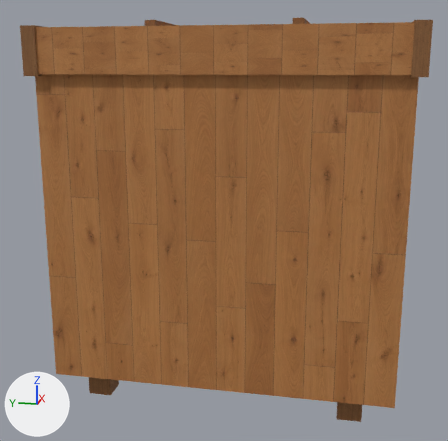
One commit to the glTF model assets/models/table.gltf: the scene before it, then after it.
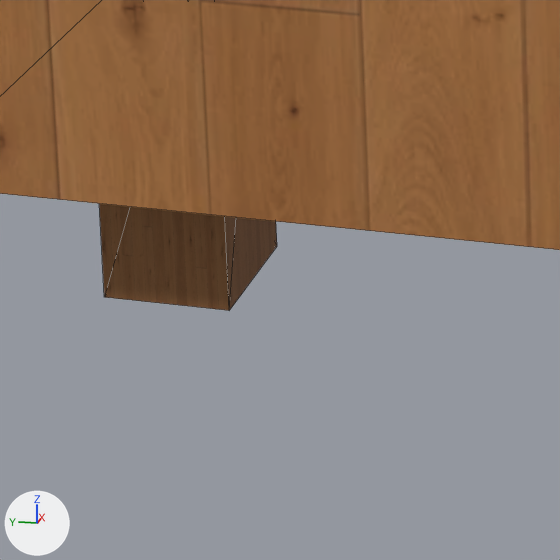
The first picture shows the older version from a 50 mm camera at (-2.098, -0.342, 0.406) aimed at (-0.035, 0.071, -0.109). The close-ups show the older and then the newer version on the part from 16% to 37% of the width and 78% to 99% of the height of that picture. Only the edits that show in the close-ups are written down. The axes (+X, +Y, +Z) are drawn at lower left. The lights are the same throughout. The close-ups show mesh edges as thin lines.

The scene before the commit, as lines of its bpy script (objects in view):
```python
me_table_accent = bpy.data.meshes.new('table_accent')
me_table_accent.from_pydata(...)  # a box spanning x -0.5..0.5, y -0.5..0.5, z -0.5..0.5
me_table_accent.materials.append(mat_accent)
me_table_base = bpy.data.meshes.new('table_base')
me_table_base.from_pydata(...)  # a box spanning x -0.5..0.5, y -0.5..0.5, z -0.5..0.5
me_table_base.materials.append(mat_base)
ob_body = bpy.data.objects.new('body', me_table_base)
ob_body.parent = ob_table
ob_body.location = (0.0, 0.0, 0.0)
ob_foot_0 = bpy.data.objects.new('foot_0', me_table_accent)
ob_foot_0.parent = ob_table
ob_foot_0.location = (-0.42, 0.38, -0.47)
ob_foot_0.scale = (0.07, 0.07, 0.22)
```
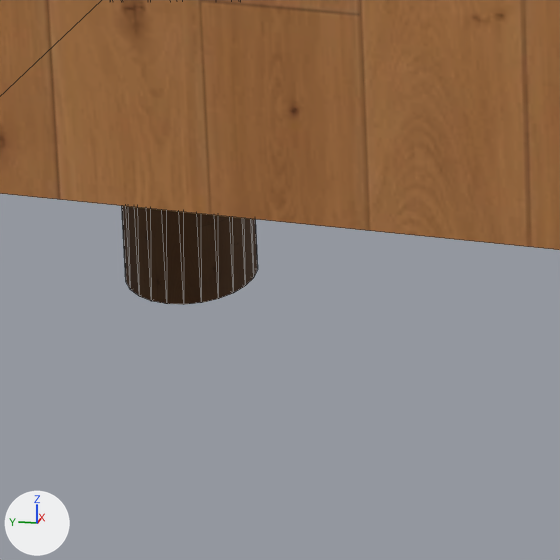
Pixel boxes [x1, y1, x2, y2] of what changed, in the close-ups (560 x 560 px):
'foot_0', reshaped (23% narrower, 7% shorter): before [99, 204, 277, 310]; after [122, 206, 258, 304]

Diff of the bpy script that builds the scene:
```diff
--- a/assets/models/table.gltf.py
+++ b/assets/models/table.gltf.py
@@ me_table_accent_cylinder @@
+me_table_accent_cylinder.from_pydata(...)  # 52 vertices, 96 faces; spans x -0.5..0.5, y -0.5..0.5, z -0.5..0.5
+me_table_accent_cylinder.materials.append(mat_accent)
@@ ob_foot_0 @@
-ob_foot_0 = bpy.data.objects.new('foot_0', me_table_accent)
+ob_foot_0 = bpy.data.objects.new('foot_0', me_table_accent_cylinder)
 ob_foot_0.parent = ob_table
```
